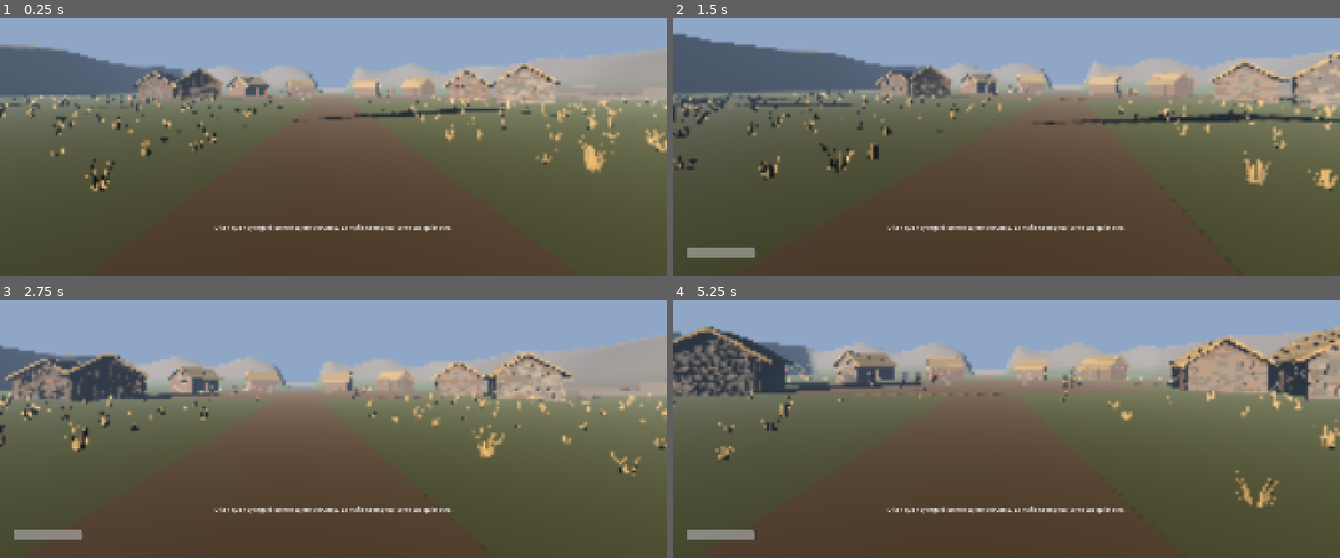
Above: before the commit, frames 1-4 (two rows, left to right).
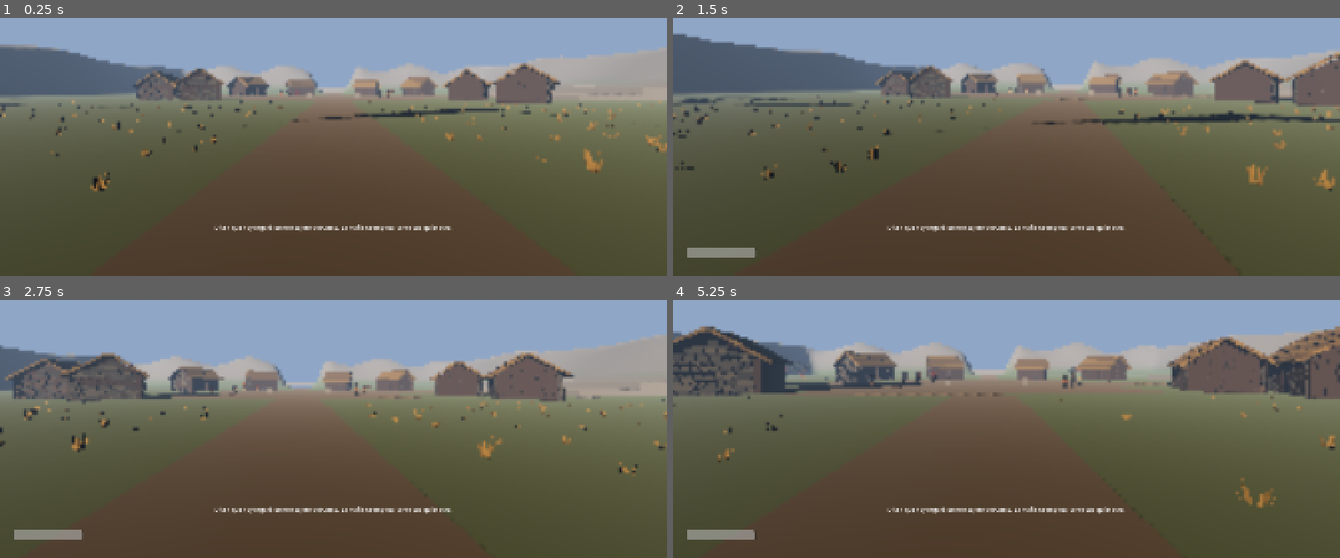
Above: after the commit, the same moments.

Repository: joseamaya/memorias-del-peru
Game: Godot game, scene res://campaigns/01_pachacutec/scenes/world/mundo_base.tscn
Same seed, same stepped clock (60 frames per second), same inputs: the game is played once before the commit and once after it. Sound files missing from this copy of the repository are replaced by a short silence.
Inputs (mouse positions are in pixels of both pictures, inside the frame that each line leads up to):
- Up to frame 1 (0.25 s): no input
- Up to frame 2 (1.5 s): tap Enter at 0.5 s; move the mouse to (1039, 87) at 0.52 s; hold E (interact) 0.53-1.28 s; hold W (move_forward) from 0.53 s (still down); tap Space (jump) at 0.77 s; move the mouse to (973, 90) at 1.27 s; tap Shift (run) at 1.35 s
- Up to frame 3 (2.75 s): keep holding W (move_forward); tap Space (jump) at 1.52 s; move the mouse to (346, 364) at 2.02 s; hold E (interact) from 2.03 s (still down)
- Up to frame 4 (5.25 s): keep holding W (move_forward); move the mouse to (999, 377) at 2.77 s; release E (interact) at 2.78 s; tap Shift (run) at 2.85, 4.35 s; tap Space (jump) at 3.02, 3.77, 4.52 s; move the mouse to (1053, 374) at 3.52 s; hold E (interact) 3.53-4.28 s; move the mouse to (953, 367) at 4.27 s; move the mouse to (1013, 369) at 5.02 s; hold E (interact) from 5.03 s (still down)

The runs differ from the first frame. In frame 1, 5.5% of the frame differs, in the area x 0-100%, y 17-67%; in frame 2, 6.2%; in frame 3, 7.1%; in frame 4, 8.6%, in the area x 0-100%, y 10-81%.

Commit message:
pachacutec(assets): una malla por modelo y balanceo de reposo de los NPC
El generador exporta cada modelo como una sola malla, sin material y con
color por vértice, a una cara salvo las hojas del ichu. ModelSlot activa
ese color al cargar el modelo, porque el importador glTF de Godot lo
ignora sin material; la vegetación hace lo mismo con sus mallas. El hueco
de cada personaje cuelga del cuerpo del bloqueo y hereda su balanceo.

Las draw calls bajan de ~165 a ~60 y el perfil Medio sube de ~72 a
~81 FPS (docs/08). test_model_slot cubre el color por vértice y la
posición de los pies.

Co-Authored-By: Claude Opus 5.5 <noreply@anthropic.com>

Diff:
--- a/campaigns/01_pachacutec/scripts/world/mundo_base.gd
+++ b/campaigns/01_pachacutec/scripts/world/mundo_base.gd
@@ -540,10 +540,17 @@
 	actor.add_to_group("npcs")
 	var body_mesh: MeshInstance3D = actor.get_node_or_null("Body") as MeshInstance3D
 	var blockout: Array[Node3D] = []
+	var slot_parent: Node3D = actor
+	var slot_offset: Vector3 = Vector3.ZERO
 	if body_mesh != null:
 		blockout.append(body_mesh)
+		# El hueco cuelga del cuerpo del bloqueo para heredar su balanceo de
+		# reposo; se compensa la altura del cuerpo para que los pies queden en
+		# el origen del personaje.
+		slot_parent = body_mesh
+		slot_offset = -body_mesh.position
 	# La cápsula de colisión del bloqueo se conserva (alcance §7).
 	var no_collisions: Array[Node] = []
-	var slot: ModelSlot = _attach_model(actor, "ModelSlot", Vector3.ZERO, npc_model_files(node_name), blockout, no_collisions)
+	var slot: ModelSlot = _attach_model(slot_parent, "ModelSlot", slot_offset, npc_model_files(node_name), blockout, no_collisions)
 	slot.use_model_collision = false
 	return actor
--- a/campaigns/01_pachacutec/scripts/world/vegetation.gd
+++ b/campaigns/01_pachacutec/scripts/world/vegetation.gd
@@ -106,6 +106,7 @@
 		if not found.is_empty():
 			var mesh_instance: MeshInstance3D = found[0] as MeshInstance3D
 			if mesh_instance.mesh != null:
+				ModelSlot.enable_vertex_colors(mesh_instance.mesh)
 				meshes.append(mesh_instance.mesh)
 		instance.free()
 	return meshes
--- a/core/systems/assets/model_slot.gd
+++ b/core/systems/assets/model_slot.gd
@@ -46,6 +46,41 @@
 	return not root.find_children("*", "CollisionShape3D", true, false).is_empty()
 
 
+## Activa el color por vértice como albedo en cada superficie de [param mesh]
+## que lo trae. Los modelos sin material propio (como los que genera el script
+## de Blender, ADR-0010) llegan del importador glTF con un material que ignora
+## ese color. Devuelve cuántas superficies se ajustaron.
+static func enable_vertex_colors(mesh: Mesh) -> int:
+	var array_mesh: ArrayMesh = mesh as ArrayMesh
+	if array_mesh == null:
+		return 0
+	var changed: int = 0
+	for surface: int in range(array_mesh.get_surface_count()):
+		if (array_mesh.surface_get_format(surface) & Mesh.ARRAY_FORMAT_COLOR) == 0:
+			continue
+		var material: BaseMaterial3D = array_mesh.surface_get_material(surface) as BaseMaterial3D
+		if material == null:
+			if array_mesh.surface_get_material(surface) != null:
+				continue
+			material = StandardMaterial3D.new()
+			array_mesh.surface_set_material(surface, material)
+		if not material.vertex_color_use_as_albedo:
+			material.vertex_color_use_as_albedo = true
+			changed += 1
+	return changed
+
+
+## [method enable_vertex_colors] en todas las mallas bajo [param root].
+static func enable_vertex_colors_in(root: Node) -> int:
+	var changed: int = 0
+	var nodes: Array[Node] = root.find_children("*", "MeshInstance3D", true, false)
+	if root is MeshInstance3D:
+		nodes.append(root)
+	for node: Node in nodes:
+		changed += enable_vertex_colors((node as MeshInstance3D).mesh)
+	return changed
+
+
 ## Carga el modelo si existe. Devuelve `true` si hay un modelo cargado.
 ## Las llamadas repetidas no lo duplican.
 func load_model() -> bool:
@@ -63,6 +98,7 @@
 		instance.free()
 		return false
 	instance_3d.name = "Model"
+	enable_vertex_colors_in(instance_3d)
 	add_child(instance_3d)
 	model = instance_3d
 	loaded_path = path
--- a/tests/test_model_slot.gd
+++ b/tests/test_model_slot.gd
@@ -2,7 +2,8 @@
 ## Comprueba ModelSlot: sin archivo conserva el bloqueo; con archivo carga el
 ## modelo, oculta el bloqueo, quita la malla del padre si cuelga de él y solo
 ## sustituye la colisión si el modelo trae la suya. Comprueba además que el
-## mundo tiene un hueco en cada casa, personaje y objeto.
+## mundo tiene un hueco en cada casa, personaje y objeto, y que el color por
+## vértice de los modelos generados se activa al cargarlos.
 
 const FIXTURE_PATH: String = "user://test_model_slot_fixture.tscn"
 const WORLD_PATH: String = "res://campaigns/01_pachacutec/scenes/world/mundo_base.tscn"
@@ -89,10 +90,14 @@
 	for node: Node in slots:
 		var slot: ModelSlot = node as ModelSlot
 		var parent: Node = slot.get_parent()
+		var actor: Node = parent.get_parent()
 		if parent.is_in_group("houses"):
 			by_parent["house"] += 1
-		elif parent.is_in_group("npcs"):
+		elif actor != null and actor.is_in_group("npcs"):
+			# El hueco del personaje cuelga de su cuerpo para heredar el
+			# balanceo; sus pies quedan en el origen del personaje.
 			by_parent["npc"] += 1
+			ok = ok and slot.global_position.distance_to((actor as Node3D).global_position) < 0.001
 		elif slot.name == "LoomSlot":
 			by_parent["loom"] += 1
 		elif parent is MeshInstance3D:
@@ -100,6 +105,29 @@
 		for path: String in slot.model_paths:
 			ok = ok and AssetValidation.validate_file_name(path.get_file()).is_empty()
 	ok = ok and by_parent["house"] == 8 and by_parent["npc"] == 9
+	ok = ok and _vertex_colors_enabled()
 	ok = ok and by_parent["object"] == 3 and by_parent["loom"] == 1
 	world.free()
 	return ok
+
+
+## Una malla con color por vértice y sin material propio queda con el color
+## como albedo tras pasar por ModelSlot.enable_vertex_colors().
+func _vertex_colors_enabled() -> bool:
+	var arrays: Array = []
+	arrays.resize(Mesh.ARRAY_MAX)
+	arrays[Mesh.ARRAY_VERTEX] = PackedVector3Array([Vector3.ZERO, Vector3.RIGHT, Vector3.UP])
+	arrays[Mesh.ARRAY_COLOR] = PackedColorArray([Color.RED, Color.RED, Color.RED])
+	var mesh: ArrayMesh = ArrayMesh.new()
+	mesh.add_surface_from_arrays(Mesh.PRIMITIVE_TRIANGLES, arrays)
+	var plain: ArrayMesh = ArrayMesh.new()
+	var plain_arrays: Array = []
+	plain_arrays.resize(Mesh.ARRAY_MAX)
+	plain_arrays[Mesh.ARRAY_VERTEX] = PackedVector3Array([Vector3.ZERO, Vector3.RIGHT, Vector3.UP])
+	plain.add_surface_from_arrays(Mesh.PRIMITIVE_TRIANGLES, plain_arrays)
+	var changed: int = ModelSlot.enable_vertex_colors(mesh)
+	var material: BaseMaterial3D = mesh.surface_get_material(0) as BaseMaterial3D
+	var ok: bool = changed == 1 and material != null and material.vertex_color_use_as_albedo
+	ok = ok and ModelSlot.enable_vertex_colors(mesh) == 0
+	ok = ok and ModelSlot.enable_vertex_colors(plain) == 0 and plain.surface_get_material(0) == null
+	return ok
Binary file changed: campaigns/01_pachacutec/assets/models/pch_house_a.glb
Binary file changed: campaigns/01_pachacutec/assets/models/pch_house_b.glb
Binary file changed: campaigns/01_pachacutec/assets/models/pch_ichu_a.glb
Binary file changed: campaigns/01_pachacutec/assets/models/pch_ichu_b.glb
Binary file changed: campaigns/01_pachacutec/assets/models/pch_loom.glb
Binary file changed: campaigns/01_pachacutec/assets/models/pch_npc_authority.glb
Binary file changed: campaigns/01_pachacutec/assets/models/pch_npc_commoner.glb
Binary file changed: campaigns/01_pachacutec/assets/models/pch_npc_curaca.glb
Binary file changed: campaigns/01_pachacutec/assets/models/pch_npc_farmer.glb
Binary file changed: campaigns/01_pachacutec/assets/models/pch_npc_messenger.glb
Binary file changed: campaigns/01_pachacutec/assets/models/pch_npc_principal.glb
Binary file changed: campaigns/01_pachacutec/assets/models/pch_npc_villager.glb
(and 10 more such lines)
